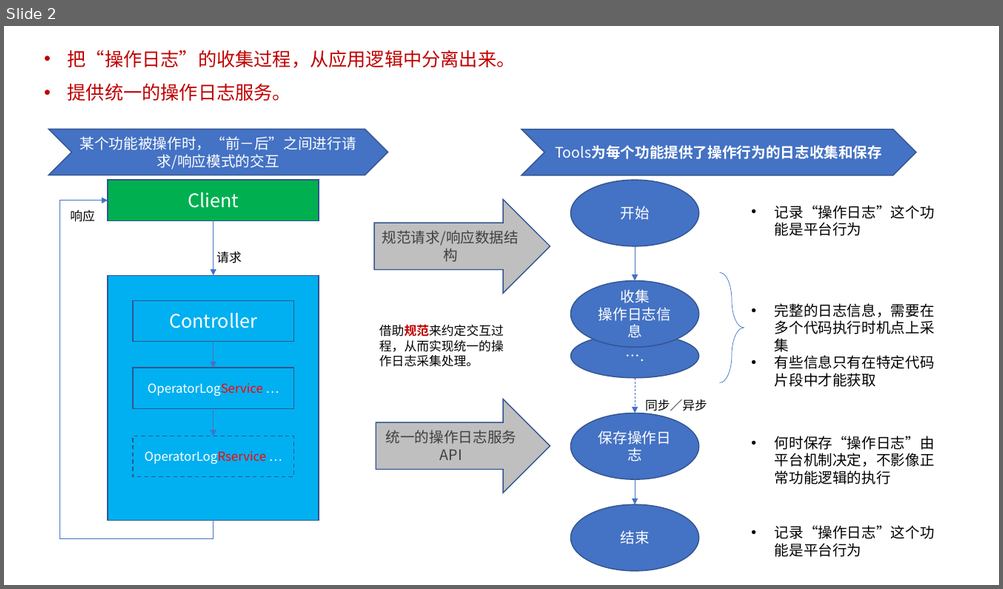
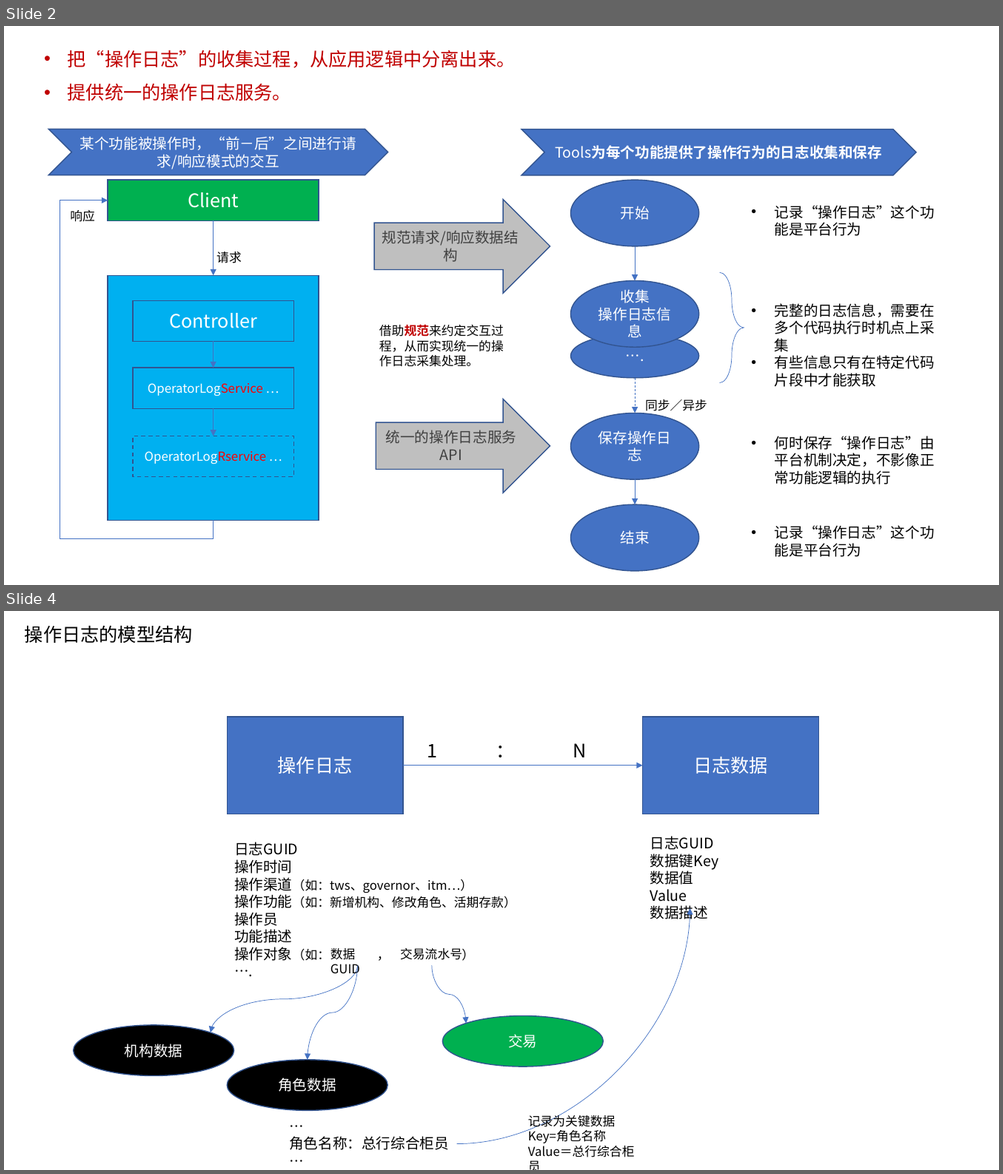
Before and after one commit to shiyunlai/tistools, a slide deck: tools-design/jnl流水和日志/操作日志设计.pptx. Shown one above the other, each under a label of ours: slide 2 before the commit, slides 2 and 4 after it; the slides between them are not shown. The pictures are 1003x589 and 1003x1174 pixels, drawn with LibreOffice and Linux fonts; fonts in the diff are those of the drawing. Boxes give left, top, right and bottom in pixels: in the first picture for what was removed or moved away, otherwise in the second. Text is boxed around its words. In the diff, an @@ line names an element or a change of style, - is before the commit and + after.

Commit message:
补充操作日志设计

```diff
--- a/tools-design/jnl流水和日志/操作日志设计.pptx
+++ b/tools-design/jnl流水和日志/操作日志设计.pptx
@@ slide 4 added at (x1=4, y1=611, x2=999, y2=1170), background #FFFFFF @@
@@ text added at (x1=25, y1=625, x2=193, y2=643), 18 pt, text #000000 @@
+操作日志的模型结构
@@ rectangle added at (x1=227, y1=717, x2=403, y2=815), fill #4472C4, outline #325491 1 pt, 18 pt, text #FFFFFF @@
+操作日志
@@ rectangle added at (x1=643, y1=717, x2=819, y2=815), fill #4472C4, outline #325491 1 pt, 18 pt, text #FFFFFF @@
+日志数据
@@ text added at (x1=427, y1=743, x2=586, y2=758), 18 pt, text #000000 @@
+1 ： N
@@ arrow added from (403, 766) to (643, 766), #4472C4 0.5 pt @@
@@ text added at (x1=234, y1=842, x2=516, y2=961), 12 pt, text #000000 @@
+日志GUID
+操作时间
+操作渠道（如：tws、governor、itm…）
+操作功能（如：新增机构、修改角色、活期存款）
+操作员
+功能描述
+操作对象（如： ， ）
+….
@@ text added at (x1=650, y1=836, x2=719, y2=923), 14 pt, text #000000 @@
+日志GUID
+数据键Key
+数据值Value
+数据描述
@@ curved arrow added from (457, 1145) to (690, 908), #4472C4 0.5 pt @@
@@ text added at (x1=330, y1=948, x2=360, y2=977), 12 pt, text #000000 @@
+数据GUID
@@ text added at (x1=400, y1=948, x2=462, y2=960), 12 pt, text #000000 @@
+交易流水号
@@ curved arrow added from (432, 965) to (466, 1024), #4472C4 0.5 pt @@
@@ curved arrow added from (358, 966) to (210, 1033), #4472C4 0.5 pt @@
@@ curved arrow added from (358, 966) to (307, 1060), #4472C4 0.5 pt @@
@@ ellipse added at (x1=74, y1=1026, x2=234, y2=1076), fill #000000, outline #325491 1 pt, 14 pt, text #FFFFFF @@
+机构数据
@@ ellipse added at (x1=443, y1=1016, x2=603, y2=1067), fill #00B050, outline #325491 1 pt, 14 pt, text #FFFFFF @@
+交易
@@ ellipse added at (x1=227, y1=1060, x2=387, y2=1111), fill #000000, outline #325491 1 pt, 14 pt, text #FFFFFF @@
+角色数据
@@ text added at (x1=528, y1=1113, x2=634, y2=1158), 12 pt, text #000000 @@
+记录为关键数据
+Key=角色名称
+Value＝总行综合柜员
@@ text added at (x1=289, y1=1136, x2=449, y2=1150), 14 pt, text #000000 @@
+…
+角色名称：总行综合柜员
+…
```
Also in this commit, not shown: 1 other slide added.
